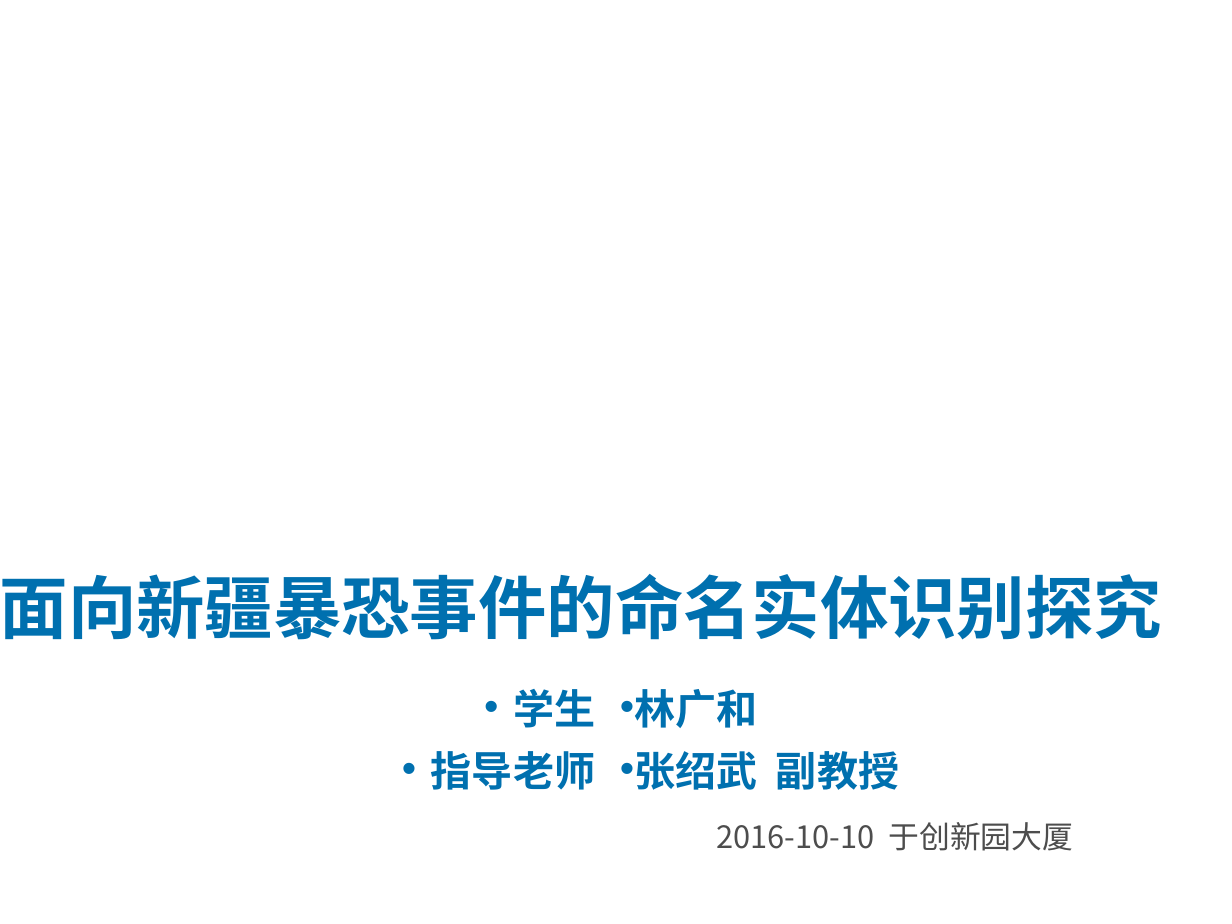
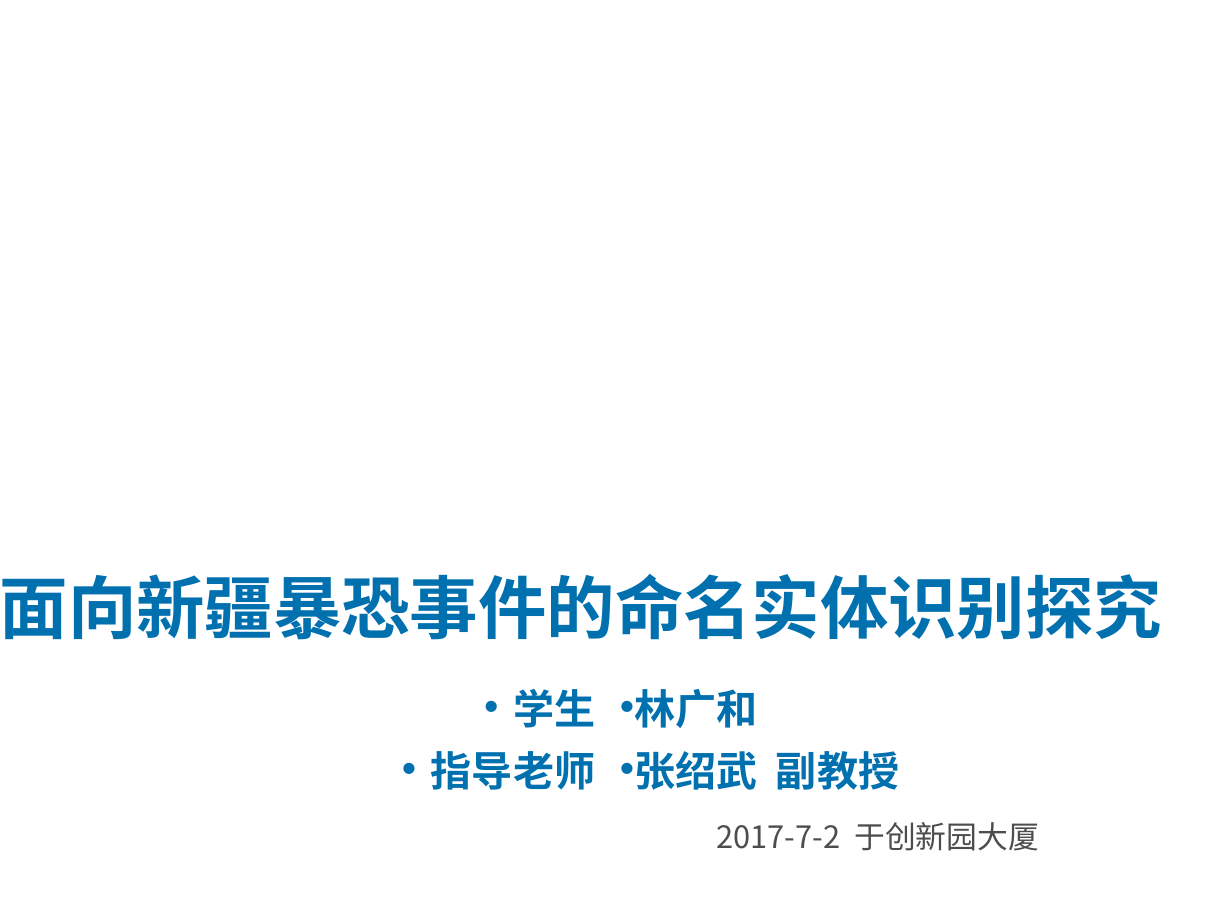
Before and after one commit to jxwb088047/Interim_reply, a slide deck: slide 1 of 林广和中期答辩.pptx. Drawn at 1232x924 pixels with LibreOffice and Linux fonts; fonts in the diff are those of the drawing; background and template pictures are left out. Boxes give left, top, right and bottom in pixels: in the first picture for what was removed or moved away, otherwise in the second. Text is boxed around its words. In the diff, an @@ line names an element or a change of style, - is before the commit and + after.

```diff
--- a/林广和中期答辩.pptx
+++ b/林广和中期答辩.pptx
@@ text at box(717, 822, 1039, 851): text changed @@
-2016-10-10 于创新园大厦
+2017-7-2 于创新园大厦
```
Also in this commit, not shown: 8 other slides changed, 8 slides added, 7 slides removed, 1 other file.
